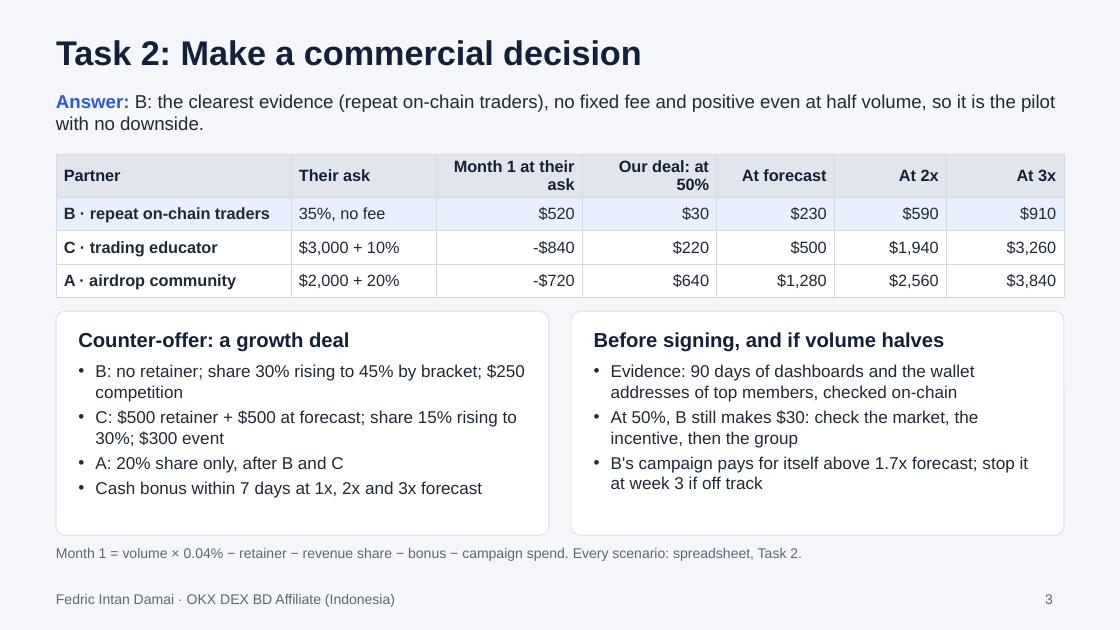
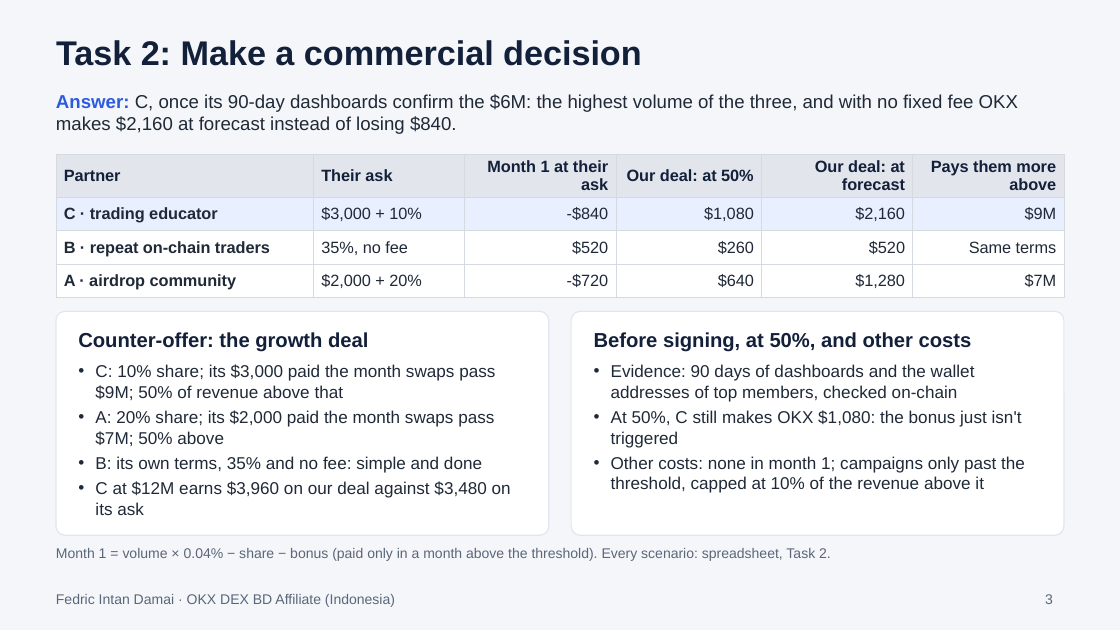
Before and after one commit to fedricdamai/SuperCashier, a slide deck: slide 3 of okx-dex-affiliates-id/submission-v2/OKX_DEX_BD_Affiliate_Indonesia_Slides.pptx. Drawn at 1120x630 pixels with LibreOffice and Linux fonts; fonts in the diff are those of the drawing. Boxes give left, top, right and bottom in pixels: in the first picture for what was removed or moved away, otherwise in the second. Text is boxed around its words. In the diff, an @@ line names an element or a change of style, - is before the commit and + after.

```diff
--- a/okx-dex-affiliates-id/submission-v2/OKX_DEX_BD_Affiliate_Indonesia_Slides.pptx
+++ b/okx-dex-affiliates-id/submission-v2/OKX_DEX_BD_Affiliate_Indonesia_Slides.pptx
@@ text at bbox=[56, 94, 1018, 134]: text changed @@
-Answer: B: the clearest evidence (repeat on-chain traders), no fixed fee and positive even at half volume, so it is the pilot with no downside.
+Answer: C, once its 90-day dashboards confirm the $6M: the highest volume of the three, and with no fixed fee OKX makes $2,160 at forecast instead of losing $840.
@@ table at bbox=[56, 155, 1064, 294] @@
-column 1: Partner | B · repeat on-chain traders | C · trading educator | A · airdrop community
-column 2: Their ask | 35%, no fee | $3,000 + 10% | $2,000 + 20%
-column 3: Month 1 at their ask | $520 | -$840 | -$720
-column 4: Our deal: at 50% | $30 | $220 | $640
-column 5: At forecast | $230 | $500 | $1,280
-column 6: At 2x | $590 | $1,940 | $2,560
-column 7: At 3x | $910 | $3,260 | $3,840
+column 1: Partner | C · trading educator | B · repeat on-chain traders | A · airdrop community
+column 2: Their ask | $3,000 + 10% | 35%, no fee | $2,000 + 20%
+column 3: Month 1 at their ask | -$840 | $520 | -$720
+column 4: Our deal: at 50% | $1,080 | $260 | $640
+column 5: Our deal: at forecast | $2,160 | $520 | $1,280
+column 6: Pays them more above | $9M | Same terms | $7M
@@ text at bbox=[78, 332, 368, 352]: text changed @@
-Counter-offer: a growth deal
+Counter-offer: the growth deal
@@ text at bbox=[594, 332, 972, 352]: text changed @@
-Before signing, and if volume halves
+Before signing, at 50%, and other costs
@@ text at bbox=[95, 364, 511, 515]: text changed @@
-• B: no retainer; share 30% rising to 45% by bracket; $250 competition
-• C: $500 retainer + $500 at forecast; share 15% rising to 30%; $300 event
-• A: 20% share only, after B and C
-• Cash bonus within 7 days at 1x, 2x and 3x forecast
+• C: 10% share; its $3,000 paid the month swaps pass $9M; 50% of revenue above that
+• A: 20% share; its $2,000 paid the month swaps pass $7M; 50% above
+• B: its own terms, 35% and no fee: simple and done
+• C at $12M earns $3,960 on our deal against $3,480 on its ask
@@ text at bbox=[611, 410, 1025, 493]: text changed @@
-• At 50%, B still makes $30: check the market, the incentive, then the group
-• B's campaign pays for itself above 1.7x forecast; stop it at week 3 if off track
+• At 50%, C still makes OKX $1,080: the bonus just isn't triggered
+• Other costs: none in month 1; campaigns only past the threshold, capped at 10% of the revenue above it
@@ text at bbox=[56, 548, 831, 561]: text changed @@
-Month 1 = volume × 0.04% − retainer − revenue share − bonus − campaign spend. Every scenario: spreadsheet, Task 2.
+Month 1 = volume × 0.04% − share − bonus (paid only in a month above the threshold). Every scenario: spreadsheet, Task 2.
```
Also in this commit, not shown: 4 other slides changed, 9 other files.
